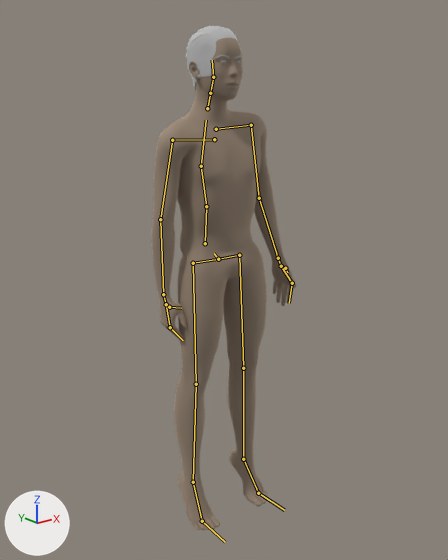
Two versions of the Blender file BlendFiles/CalfRaise.blend, one commit apart.
Camera for both pictures: a 50 mm lens placed at (-0.1359, -0.1687, 0.1647), pointed at (0.0025, 0.0042, 0.0956). The lights are fixed; the arrows at lower left show +X, +Y and +Z. Both versions are drawn at frame 41 of the action 'IdleToSitup'; the numbers are the values there. The bones that bend it are drawn over the model as lines.

Objects in the first picture: 'eyebrow002Mesh', 'high-polyMesh', 'malemodelMesh', 'short04Mesh'.
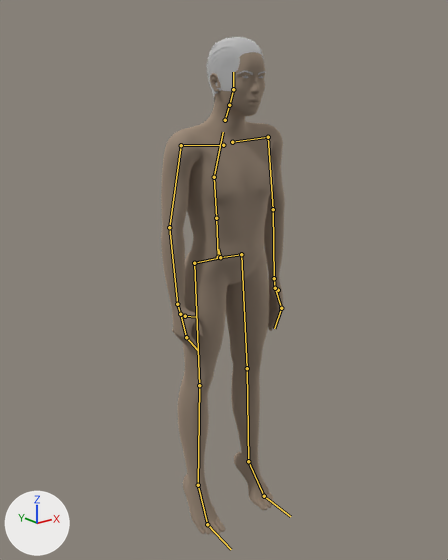
What differs and where, as boxes [x1, y1, x2, y2] in the pictures (448 x 560 px):
'malemodelMesh', posed (14% narrower)
    before: [151, 38, 296, 530]
    after: [161, 52, 285, 535]
'short04Mesh', posed (7% wider)
    before: [186, 26, 240, 92]
    after: [206, 37, 264, 103]
'eyebrow002Mesh', posed
    before: [214, 55, 242, 59]
    after: [237, 71, 265, 75]
'high-polyMesh', posed
    before: [220, 60, 240, 63]
    after: [242, 76, 263, 78]
bone 'Hips', root to tip
    before: (218, 259) to (214, 253)
    after: (220, 257) to (218, 249)
bone 'LHipJoint', root to tip
    before: (218, 259) to (239, 255)
    after: (220, 257) to (241, 254)
bone 'LeftUpLeg', root to tip
    before: (239, 255) to (243, 368)
    after: (241, 254) to (247, 368)
bone 'LeftToeBase', root to tip
    before: (258, 493) to (284, 510)
    after: (264, 496) to (290, 516)
bone 'LowerBack', root to tip
    before: (205, 243) to (206, 206)
    after: (218, 257) to (216, 218)
bone 'Spine', root to tip
    before: (206, 206) to (201, 166)
    after: (216, 218) to (214, 177)
bone 'Spine1', root to tip
    before: (201, 166) to (206, 120)
    after: (214, 177) to (223, 132)
bone 'LeftArm', root to tip
    before: (251, 125) to (259, 198)
    after: (268, 137) to (273, 209)
bone 'LeftForeArm', root to tip
    before: (259, 198) to (278, 258)
    after: (273, 209) to (274, 278)
bone 'LeftHand', root to tip
    before: (278, 258) to (281, 267)
    after: (274, 278) to (275, 289)
bone 'LeftHandFinger1', root to tip
    before: (292, 283) to (289, 303)
    after: (281, 308) to (274, 328)
bone 'RightShoulder', root to tip
    before: (214, 139) to (172, 140)
    after: (223, 145) to (181, 145)
bone 'RightArm', root to tip
    before: (172, 140) to (160, 219)
    after: (181, 145) to (169, 227)
bone 'RightForeArm', root to tip
    before: (160, 219) to (163, 294)
    after: (169, 227) to (177, 304)
bone 'RightHand', root to tip
    before: (163, 294) to (166, 306)
    after: (177, 304) to (181, 316)
bone 'RHipJoint', root to tip
    before: (218, 259) to (193, 263)
    after: (220, 257) to (194, 263)
bone 'RightUpLeg', root to tip
    before: (193, 263) to (196, 384)
    after: (194, 263) to (199, 385)
bone 'RightToeBase', root to tip
    before: (202, 521) to (225, 542)
    after: (207, 524) to (231, 549)

The edits, one by one:
Bone 'Hips' (bone_hips) moves from (0.0, -0.589, -1.271) to (0.0, -0.577, -1.274).
Bone 'Hips' (bone_hips) turns from (-132, 0, 0) to (-90, 0, 0) degrees about its own x, y and z.
Bone 'LHipJoint' (bone_lhipjoint) turns from (-6, 44, -3) to (2, -18, 0) degrees about its own x, y and z.
Bone 'LeftUpLeg' (bone_leftupleg) turns from (0, 0, 0) to (19, 0, 1) degrees about its own x, y and z.
Bone 'LeftToeBase' (bone_lefttoebase) turns from (-47, -4, -4) to (-40, -3, -4) degrees about its own x, y and z.
Bone 'LowerBack' (bone_lowerback) moves from (0.0, 0.0, 0.0) to (-0.003, -0.085, 0.028).
Bone 'LowerBack' (bone_lowerback) turns from (46, 0, 0) to (-5, 0, 0) degrees about its own x, y and z.
Bone 'Spine' (bone_spine) turns from (-8, 0, 0) to (9, 0, 0) degrees about its own x, y and z.
Bone 'Spine1' (bone_spine1) turns from (1, 0, 0) to (-1, 0, 0) degrees about its own x, y and z.
Bone 'LeftArm' (bone_leftarm) turns from (-5, -14, -81) to (-4, 19, -80) degrees about its own x, y and z.
Bone 'LeftForeArm' (bone_leftforearm) turns from (0, 8, 9) to (3, 23, -11) degrees about its own x, y and z.
Bone 'LeftHand' (bone_lefthand) turns from (0, 0, 0) to (-1, -34, 12) degrees about its own x, y and z.
Bone 'LeftHandFinger1' (bone_lefthandfinger1) turns from (29, -15, -28) to (19, 8, -9) degrees about its own x, y and z.
Bone 'RightShoulder' (bone_rightshoulder) moves from (-0.033, -0.012, 0.03) to (-0.005, -0.002, 0.005).
Bone 'RightArm' (bone_rightarm) turns from (-14, -3, 81) to (-6, -12, 81) degrees about its own x, y and z.
Bone 'RightForeArm' (bone_rightforearm) turns from (5, 10, 10) to (6, -21, 9) degrees about its own x, y and z.
Bone 'RightHand' (bone_righthand) turns from (0, 0, 0) to (2, 28, -7) degrees about its own x, y and z.
Bone 'RHipJoint' (bone_rhipjoint) turns from (-25, -74, 20) to (-1, -8, 0) degrees about its own x, y and z.
Bone 'RightUpLeg' (bone_rightupleg) turns from (-32, 1, 1) to (-8, 0, 0) degrees about its own x, y and z.
Bone 'RightToeBase' (bone_righttoebase) turns from (-49, 4, 4) to (-42, 3, 4) degrees about its own x, y and z.
